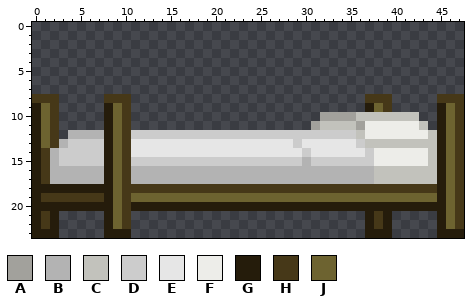
Pixel-art sprite: objects/ryophi/ryophiwoodenbed/ryophiwoodenbed.png. Above: the version before the commit.
The file is 48x24 pixels.
Palette (. is transparent): A #a2a19c  B #b3b3b3  C #c2c2bc  D #cccccc  E #e6e6e6  F #edede9  G #251c0b  H #463818  J #6d6330
Pixels before, first column x 0:
 8 HHH.....HHH..........................HHH.....HHH
 9 GJH.....GJH..........................GJH.....GJH
10 GJH.....GJH.....................AAAACCCCCCC..GJH
11 GJH.....GJH....................ACCCCAFFFFFFC.GJH
12 GJH.BBBBGJHDDDDDDDDDDDDDDDDDDDDDDDDDCFFFFFFFCGJH
13 GJHBDDDDGJHEEEEEEEEEEEEEEEEEEDEEEEEEDCCCCCCCCGJH
14 GHBDDDDDGJHEEEEEEEEEEEEEEEEEEEDEEEEEEDFFFFFFCGJH
15 GHBDDDDDGJHDDDDDDDDDDDDDDDDDDDBDDDDDDDFFFFFFCGJH
16 GHBBBBBBGJHBBBBBBBBBBBBBBBBBBBBBBBBBBBCCCCCCCGJH
17 GHBBBBBBGJHBBBBBBBBBBBBBBBBBBBBBBBBBBBCCCCCCCGJH
18 GGGGGGGGGJHHHHHHHHHHHHHHHHHHHHHHHHHHHHHHHHHHHGJH
19 GHHHHHHHGJHJJJJJJJJJJJJJJJJJJJJJJJJJJJJJJJJJJGJH
20 GGGGGGGGGJHGGGGGGGGGGGGGGGGGGGGGGGGGGGGGGGGGGGJH
21 GHG.....GJH..........................GHG.....GJH
22 GHG.....GJH..........................GHG.....GJH
23 GGG.....GGG..........................GGG.....GGG
The same view after the edit:
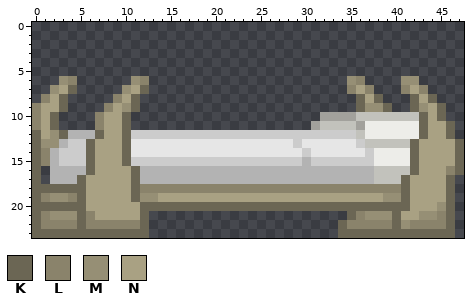
Colours new in this view: K #6b6654  L #8a836b  M #968f75  N #a9a183
Diff:
Changed rows in their new state; - is an unchanged pixel.
first column x 0:
 6 ---ML------ML----------------------ML----MM-----
 7 --MNK-----MNK----------------------LNL---LNL----
 8 .LNK----.LNK------------------------KNK.--KNK...
 9 LNNK----LNMK------------------------KMMK--KMNK..
10 LNK----LNNK--------------------------------KNK..
11 LNK----LNNK--------------------------------KNNK.
12 KNMK---KNNK--------------------------------KNNK.
13 KMM---KNNNK-------------------------------KNNNNK
14 KL----KNNNK-------------------------------KNNNNK
15 KL----KNNNK-------------------------------KNNNNK
16 K.----KNNNNK------------------------------KNNNLK
17 K.---KNNNNNK-----------------------------KNNNNK.
18 KKKKKKNNNNNKLLLLLLLLLLLLLLLLLLLLLLLLLLLLLKNNNNK.
19 KLMMLKNNNNNKMMNNNNNNNNNNNNNNNNNNNNNNNNNMMKNNNNK.
20 KKKKKKNNNNNNKKKKKKKKKKKKKKKKKKKKKKKKKKKKKKNNNMK.
21 KLMMMKLNNNNNK----------------------KLMMMKNNMMLK.
22 KLLLLKLLLLLLK---------------------KLLLLLKMLLLLK.
23 KKKKKKKKKKKKK---------------------KKKKKKKKKKKKK.
Changed places in both pictures, as pixel boxes (x1, y1, x2, y2):
changed: (32, 76, 464, 238)
